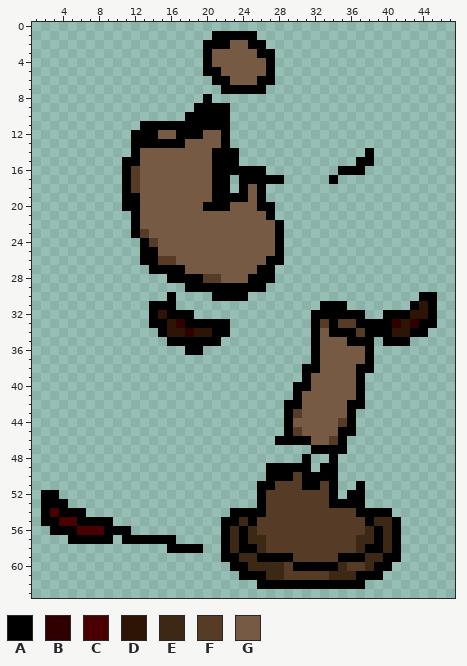
Two states of a pixel-art sprite, Application/Resources/Animations/bishop_b_death/frame0006.png. The picture above is the old version.
The file is 256x256 pixels, drawn in blocks of 4x4; one block is one cell here. Shown: x 1..47, y 0..63.
Palette (. is transparent): A #000000  B #300000  C #4a0000  D #2e1404  E #3d2715  F #563b26  G #765a43
Pixels before, first column x 2:
 1 ...................AAAAA....................
 2 ..................AAAGGAA...................
 3 ..................AGGGGGAA..................
 4 ..................AGGGGGGA..................
 5 ..................AAGGGGGA..................
 6 ...................AAGGGAA..................
 7 ....................AAAAA...................
 8 ..................A.........................
 9 .................AAAA.......................
10 ................AAAAA.......................
11 ...........AAAAAAAAAA.......................
12 ..........AAAGGAAAGGA.......................
13 ..........AAAAAAGGGGA.......................
14 ..........AGGGGGGGGAAA..............A.......
15 .........AAGGGGGGGGAAA.............AA.......
16 .........AFGGGGGGGGAAAAAA........AAA........
17 .........AFGGGGGGGGAA.AAAAA.....A...........
18 .........AFGGGGGGGGAA.AGA...................
19 .........AAGGGGGGGGAAAAGA...................
20 .........AAGGGGGGGAAAGGGAA..................
21 ..........AGGGGGGGGGGGGGGA..................
22 ..........AGGGGGGGGGGGGGGGA.................
23 ..........AFGGGGGGGGGGGGGGA.................
24 ...........AFGGGGGGGGGGGGGA.................
25 ...........AAGGGGGGGGGGGGGA.................
26 ...........AAFFGGGGGGGGGGAA.................
27 ............AAAAGGGGGGGGAA..................
28 ..............AAAAFFGGGAAA..................
29 ................AAAAAAAAA...................
30 ..............A....AAAA...................AA
31 ............AAA................AAA.......ADA
32 ............ADAAA.............AAAAAA..AAADDA
33 ............AADBAAAAA.........AFAFFAAAABDBAA
34 .............ADDBDDAA.........AGAAAFAAADDAA.
35 ..............AAAAAA..........AGGGAAA.AAA...
36 ................AA............AGGGGGA.......
37 ..............................AGGGGGA.......
38 .............................AAGGGGAA.......
39 .............................AGGGGGA........
40 ............................AAGGGGGA........
41 ............................AGGGGGGA........
42 ...........................AAGGGGGAA........
43 ...........................AFGGGGGA.........
44 ...........................AGGGGGFA.........
45 ...........................AFGGGGAA.........
46 ..........................AAAAGGFA..........
47 ..............................AAAA..........
48 .............................A..A...........
49 .........................AAAAA.AA...........
50 .........................AAAFAAAA...........
51 ........................AAFFFAAFA..A........
52 AA......................AFFFFFFFA.AA........
53 AAA.....................AFFFFFFFAAAA........
54 ACAAA................AAAAFFFFFFFFFFAAAA.....
55 AACCAAAA............AAEAFFFFFFFFFFFFAEEA....
56 .AAACCCAAA..........AEAEFFFFFFFFFFFFEAEA....
57 ...AAAAA.AAAAAA.....AEAEEFFFFFFFFFFEEAEA....
58 ..............AAAA..AEAAEFFFFFFFFFFEAAEA....
59 ....................AAEEAAAAFFFFFAAAEEAA....
60 .....................AAEEEEFAAAAAEFFEAA.....
61 ......................AAAEEFFFFFEEEAAA......
62 ........................AAAAAAAAAAAA........
The same view after the edit:
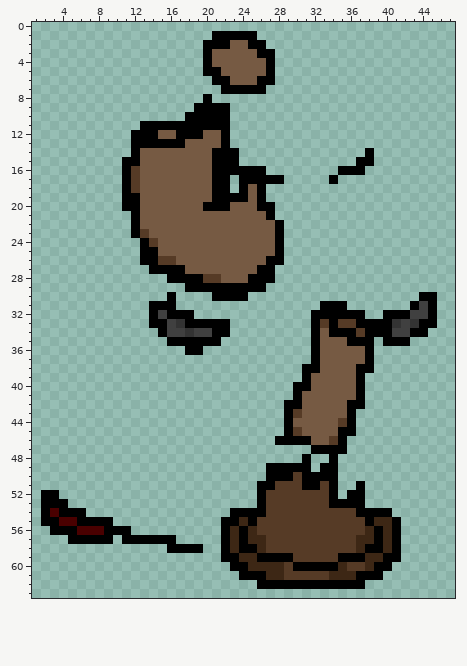
Changes in this commit:
colour B: #300000 -> #333333
colour D: #2e1404 -> #404040
